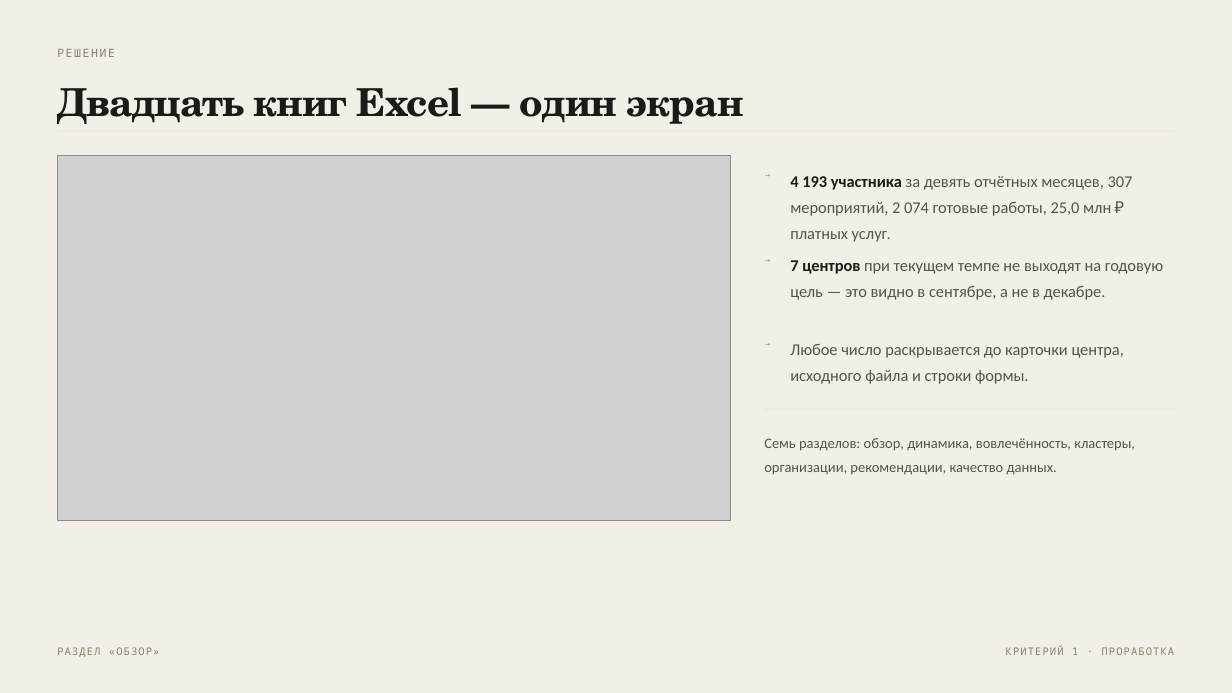
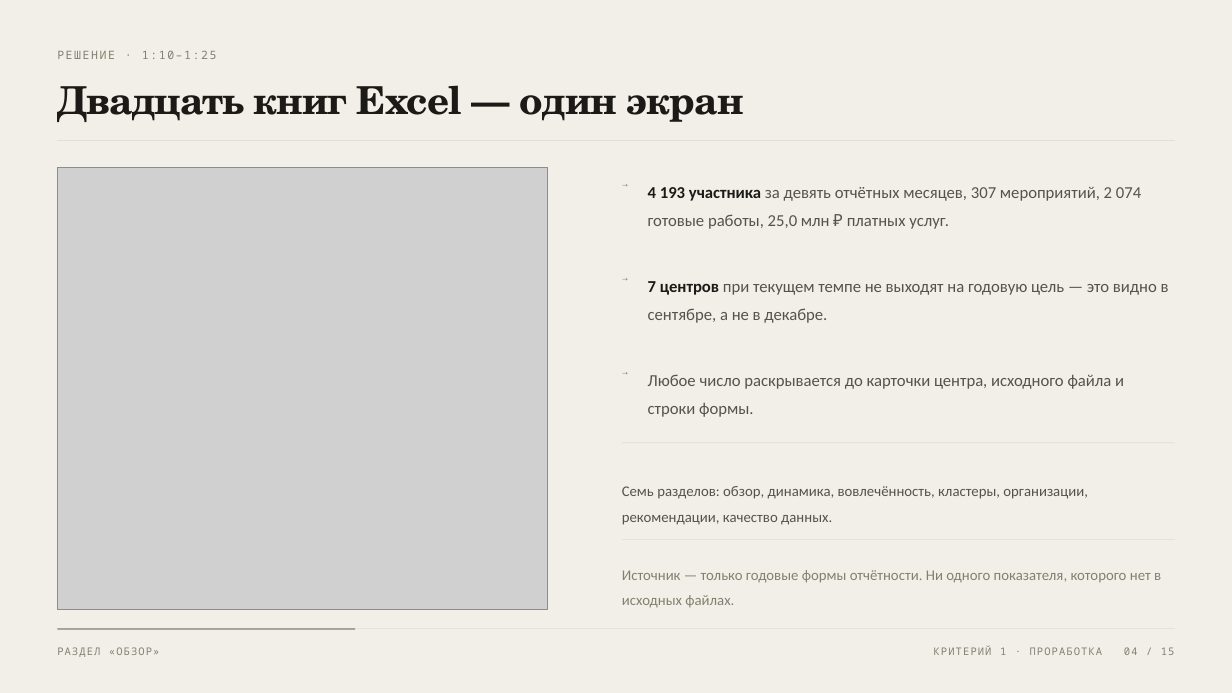
Before and after one commit to justririll/hakaton-kek, a slide deck: slide 4 of presentation/vitdashboard-7min.pptx. Drawn at 1232x693 pixels with LibreOffice and Linux fonts; fonts in the diff are those of the drawing; grey boxes stand for pictures. Boxes give left, top, right and bottom in pixels: in the first picture for what was removed or moved away, otherwise in the second. Text is boxed around its words. In the diff, an @@ line names an element or a change of style, - is before the commit and + after.

```diff
--- a/presentation/vitdashboard-7min.pptx
+++ b/presentation/vitdashboard-7min.pptx
@@ text at (57,50,217,59): text changed @@
-РЕШЕНИЕ
+РЕШЕНИЕ · 1:10–1:25
@@ text "Двадцать книг Excel — один ..." at (57,85,744,122): line spacing 1.08 to 1 @@
@@ rectangle: place and size @@
-rectangle at (57,131,1175,132)
+rectangle at (57,140,1175,141)
@@ picture: place and size @@
-picture at (57,156,731,521)
+picture at (57,168,548,610)
@@ text "→": place and size @@
-text "→" at (764,335,785,359)
+text "→" at (622,177,648,199)
@@ text "4 193 участника за девять ...": place and size @@
-text "4 193 участника за девять ..." at (790,176,1133,242)
+text "4 193 участника за девять ..." at (648,187,1141,229)
@@ text "7 центров при текущем темпе ...": place and size @@
-text "7 центров при текущем темпе ..." at (790,260,1163,300)
+text "7 центров при текущем темпе ..." at (648,281,1169,323)
@@ text "→": place and size @@
-text "→" at (764,251,785,274)
+text "→" at (622,271,648,293)
@@ size 8.5 to 8.6 pt in 3 elements at (622,177,648,199), (622,271,648,293), (622,365,648,387) @@
@@ text "→": place and size @@
-text "→" at (764,167,785,190)
+text "→" at (622,365,648,387)
@@ size 12.8 to 13 pt; line spacing 1.32 to 1.4 in 3 elements at (648,187,1141,229), (648,281,1169,323), (648,374,1124,417) @@
@@ text "Любое число раскрывается до карточки ...": place and size @@
-text "Любое число раскрывается до карточки ..." at (790,344,1124,384)
+text "Любое число раскрывается до карточки ..." at (648,374,1124,417)
@@ rectangle: place and size @@
-rectangle at (764,409,1175,409)
+rectangle at (622,443,1175,444)
@@ text "Семь разделов: обзор, динамика, вовлечённость, ...": place and size @@
-text "Семь разделов: обзор, динамика, вовлечённость, ..." at (764,438,1135,475)
+text "Семь разделов: обзор, динамика, вовлечённость, ..." at (622,486,1088,525)
@@ text "Семь разделов: обзор, динамика, вовлечённость, ..." at (622,486,1088,525): size 11.2 to 11.5 pt; line spacing 1.4 to 1.45 @@
@@ text added at (622,570,1161,608), 11.5 pt, text #84806F @@
+Источник — только годовые формы отчётности. Ни одного показателя, которого нет в исходных файлах.
@@ rectangle added at (57,628,1175,629), fill #E3DED3 @@
@@ rectangle added at (57,628,355,629), fill #84806F @@
@@ text "КРИТЕРИЙ 1 · ПРОРАБОТКА": place and size @@
-text "КРИТЕРИЙ 1 · ПРОРАБОТКА" at (1006,645,1175,655)
+text "КРИТЕРИЙ 1 · ПРОРАБОТКА" at (934,645,1103,655)
@@ text added at (1124,647,1175,655), 8.2 pt, text #84806F @@
+04 / 15
```
Also in this commit, not shown: 12 other slides changed, 2 slides added, 30 other files.
